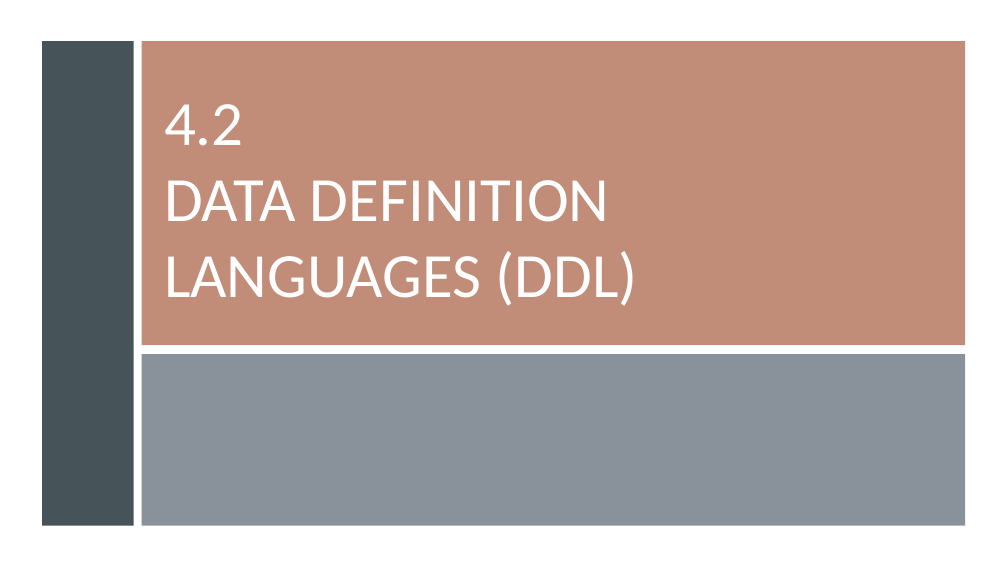
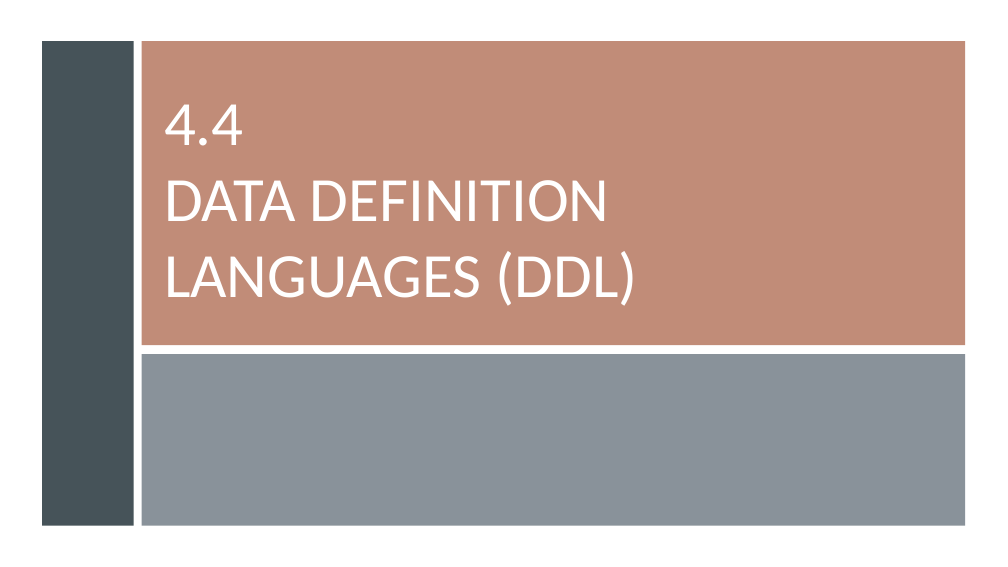
Before and after one commit to gisynw/ssj-376, a slide deck: slide 16 of docs/Lectures/Week04/Week04_SimpleSQL.pptx. Drawn at 1008x567 pixels with LibreOffice and Linux fonts; fonts in the diff are those of the drawing. Boxes give left, top, right and bottom in pixels: in the first picture for what was removed or moved away, otherwise in the second. Text is boxed around its words. In the diff, an @@ line names an element or a change of style, - is before the commit and + after.

```diff
--- a/docs/Lectures/Week04/Week04_SimpleSQL.pptx
+++ b/docs/Lectures/Week04/Week04_SimpleSQL.pptx
@@ title at (164,104,637,306): text changed @@
-4.2
-DATA DEFINITION LANGUAGES (DDL)
+4.4
+DATA DEFINITION LANGUAGES (DDL)
```
Also in this commit, not shown: 10 other slides changed, 12 slides added, 2 other files.
